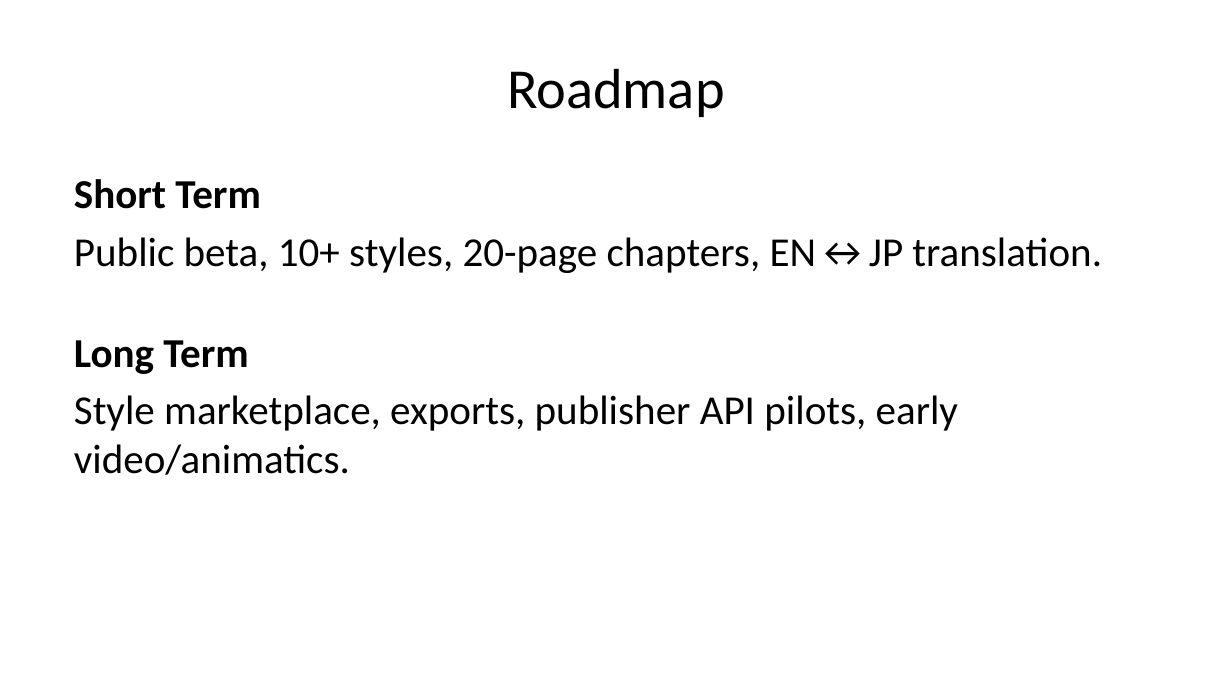
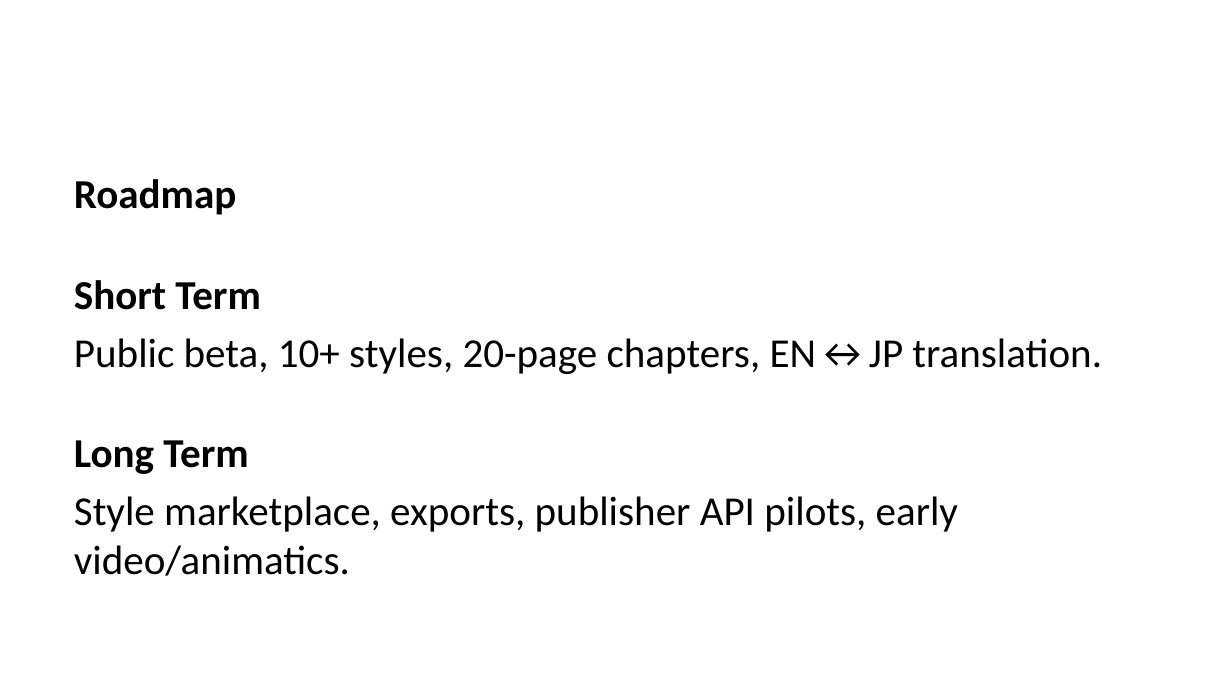
Before and after one commit to comics-factory/pitch-deck, a slide deck: slide 10 of dist/ai-storybook-investor.pptx (slide 7 before the commit). Drawn at 1232x693 pixels with LibreOffice and Linux fonts; fonts in the diff are those of the drawing. Boxes give left, top, right and bottom in pixels: in the first picture for what was removed or moved away, otherwise in the second. Text is boxed around its words. In the diff, an @@ line names an element or a change of style, - is before the commit and + after.

```diff
--- a/dist/ai-storybook-investor.pptx
+++ b/dist/ai-storybook-investor.pptx
@@ title removed at bbox=[507, 68, 725, 117] @@
-Roadmap
@@ text at bbox=[74, 179, 236, 215]: paragraph added @@
+Roadmap
```
Also in this commit, not shown: 8 other slides changed, 4 slides added, 2 slides removed, 36 other files.
